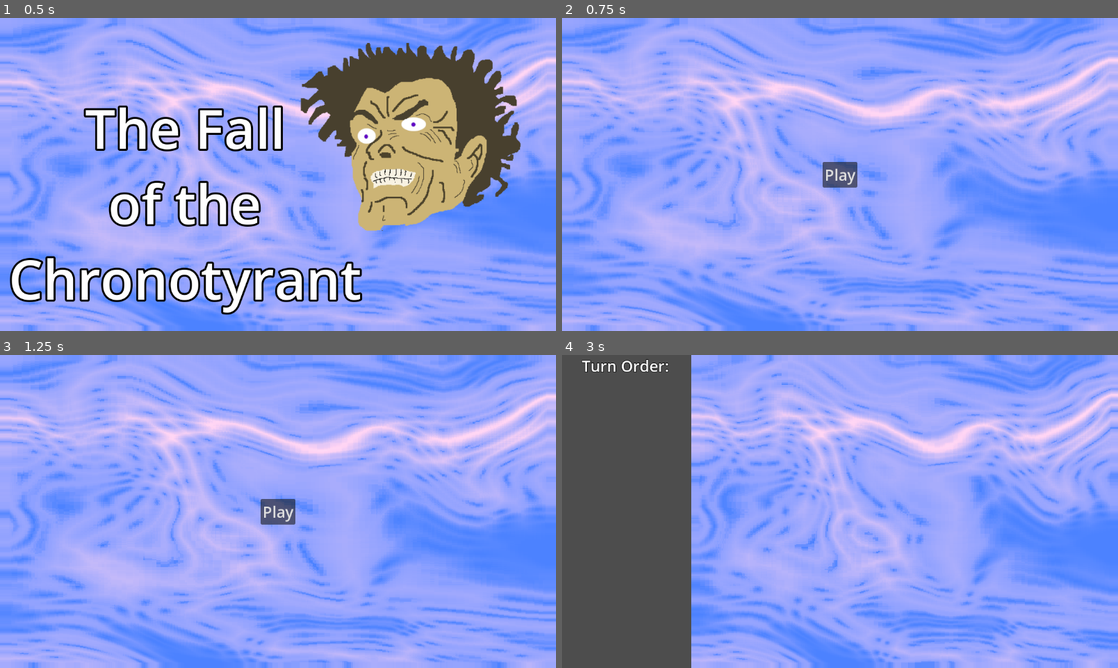
Above: before the commit, frames 1-4 (two rows, left to right).
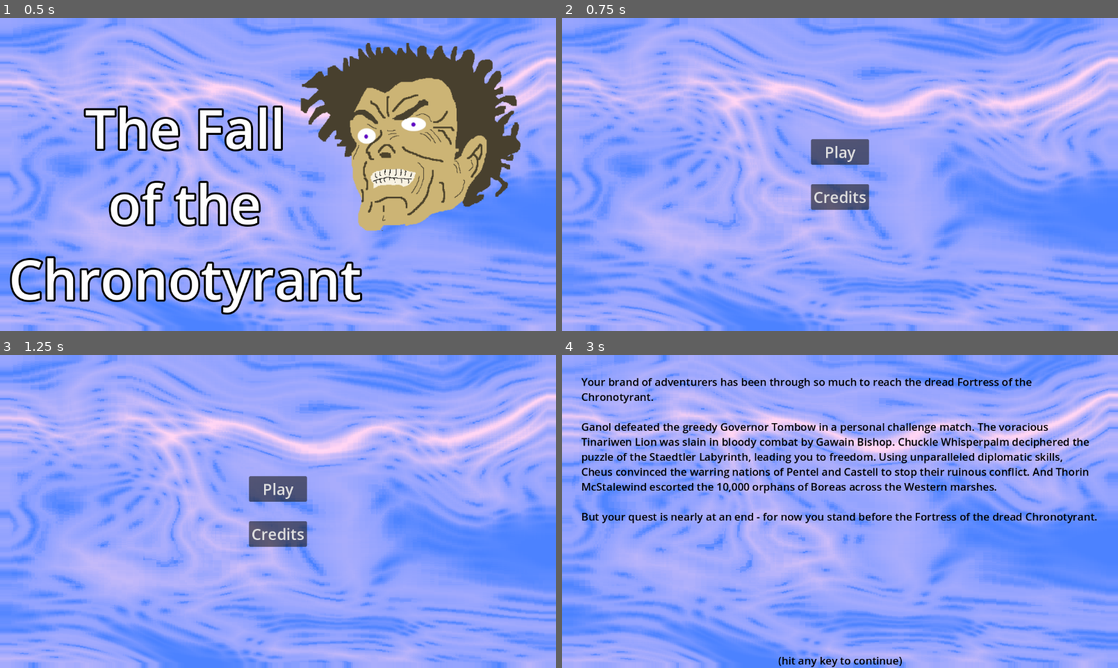
Above: after the commit, the same moments.

Repository: Habidakus/wild-jam-78-erase
Game: Godot game, scene res://Scenes/main.tscn
Two runs of this game, one before a commit and one after it. Both use one fixed random seed, a clock stepped at 60 frames per second and the inputs below. The engine's default icon, where the game draws it, is replaced by a stand-in: a white triangle on a blue panel in a dark square. Sound files missing from this copy of the repository are replaced by a short silence.
Inputs (mouse positions are in pixels of both pictures, inside the frame that each line leads up to):
- Up to frame 1 (0.5 s): no input
- Up to frame 2 (0.75 s): tap Enter at 0.5 s; move the mouse to (962, 158) at 0.52 s; click (962, 158) at 0.67 s
- Up to frame 3 (1.25 s): no input
- Up to frame 4 (3 s): click (840, 533) at 1.25 s, where only the run after the commit has a clickable "Credits"; click (840, 511) at 2 s, where only the run before the commit has a clickable "Play"; click (840, 489) at 2.75 s, where only the run after the commit has a clickable "Play"

Frame 1 is identical in both runs. In frame 2, 2.0% of the frame differs, in the area x 44-56%, y 38-62%; in frame 3, 2.0%; in frame 4, 56%, in the area x 0-99%, y 0-100%.

Commit message:
Added credits page

Diff:
--- a/Scenes/main.tscn
+++ b/Scenes/main.tscn
@@ -271,7 +271,6 @@
 texture = ExtResource("12_dih5f")
 
 [node name="Menu" type="Control" parent="OverStateMachine"]
-visible = false
 layout_mode = 3
 anchors_preset = 15
 anchor_right = 1.0
@@ -291,24 +290,172 @@
 grow_vertical = 2
 size_flags_horizontal = 3
 
-[node name="Button" type="Button" parent="OverStateMachine/Menu"]
+[node name="VBoxContainer" type="VBoxContainer" parent="OverStateMachine/Menu"]
 layout_mode = 1
 anchors_preset = 8
 anchor_left = 0.5
 anchor_top = 0.5
 anchor_right = 0.5
 anchor_bottom = 0.5
-offset_left = -20.5
-offset_top = -15.5
-offset_right = 20.5
-offset_bottom = 15.5
-grow_horizontal = 2
-grow_vertical = 2
-size_flags_horizontal = 4
+offset_left = -36.0
+offset_top = -55.0
+offset_right = 36.0
+offset_bottom = 55.0
+grow_horizontal = 2
+grow_vertical = 2
+theme_override_constants/separation = 40
+
+[node name="PlayButton" type="Button" parent="OverStateMachine/Menu/VBoxContainer"]
+layout_mode = 2
 theme_override_font_sizes/font_size = 32
 text = "Play"
 
+[node name="CreditsButton" type="Button" parent="OverStateMachine/Menu/VBoxContainer"]
+custom_minimum_size = Vector2(120, 0)
+layout_mode = 2
+theme_override_font_sizes/font_size = 32
+text = "Credits"
+
+[node name="Credits" type="Control" parent="OverStateMachine" node_paths=PackedStringArray("next_state")]
+visible = false
+layout_mode = 3
+anchors_preset = 15
+anchor_right = 1.0
+anchor_bottom = 1.0
+grow_horizontal = 2
+grow_vertical = 2
+script = ExtResource("2_mqr82")
+next_state = NodePath("../Menu")
+
+[node name="Background" type="ColorRect" parent="OverStateMachine/Credits"]
+material = SubResource("ShaderMaterial_tll2r")
+layout_mode = 1
+anchors_preset = 15
+anchor_right = 1.0
+anchor_bottom = 1.0
+grow_horizontal = 2
+grow_vertical = 2
+size_flags_horizontal = 3
+
+[node name="MarginContainer" type="MarginContainer" parent="OverStateMachine/Credits"]
+layout_mode = 1
+anchors_preset = 15
+anchor_right = 1.0
+anchor_bottom = 1.0
+grow_horizontal = 2
+grow_vertical = 2
+theme_override_constants/margin_left = 30
+theme_override_constants/margin_top = 30
+theme_override_constants/margin_right = 30
+theme_override_constants/margin_bottom = 30
+
+[node name="GridContainer" type="GridContainer" parent="OverStateMachine/Credits/MarginContainer"]
+layout_mode = 2
+size_flags_horizontal = 4
+size_flags_vertical = 4
+columns = 2
+
+[node name="ProgLab" type="Label" parent="OverStateMachine/Credits/MarginContainer/GridContainer"]
+layout_mode = 2
+theme_override_colors/font_color = Color(0, 0, 0, 1)
+theme_override_font_sizes/font_size = 31
+text = "Programming:
+"
+horizontal_alignment = 2
+
+[node name="ProgValue" type="Label" parent="OverStateMachine/Credits/MarginContainer/GridContainer"]
+layout_mode = 2
+theme_override_colors/font_color = Color(0, 0, 0, 1)
+theme_override_font_sizes/font_size = 31
+text = "Jason Abbott"
+
+[node name="DesignLab" type="Label" parent="OverStateMachine/Credits/MarginContainer/GridContainer"]
+layout_mode = 2
+theme_override_colors/font_color = Color(0, 0, 0, 1)
+theme_override_font_sizes/font_size = 31
+text = "Design:
+"
+horizontal_alignment = 2
+
+[node name="DesignValue" type="Label" parent="OverStateMachine/Credits/MarginContainer/GridContainer"]
+layout_mode = 2
+theme_override_colors/font_color = Color(0, 0, 0, 1)
+theme_override_font_sizes/font_size = 31
+text = "Jason Abbott"
+
+[node name="ArtLab" type="Label" parent="OverStateMachine/Credits/MarginContainer/GridContainer"]
+layout_mode = 2
+theme_override_colors/font_color = Color(0, 0, 0, 1)
+theme_override_font_sizes/font_size = 31
+text = "Art:
+"
+horizontal_alignment = 2
+
+[node name="ArtValue" type="Label" parent="OverStateMachine/Credits/MarginContainer/GridContainer"]
+layout_mode = 2
+theme_override_colors/font_color = Color(0, 0, 0, 1)
+theme_override_font_sizes/font_size = 31
+text = "Jason Abbott"
+
+[node name="PlayTestLab" type="Label" parent="OverStateMachine/Credits/MarginContainer/GridContainer"]
+layout_mode = 2
+theme_override_colors/font_color = Color(0, 0, 0, 1)
+theme_override_font_sizes/font_size = 31
+text = "Design Feedback:
+
+"
+horizontal_alignment = 2
+
+[node name="PlayTestValue" type="Label" parent="OverStateMachine/Credits/MarginContainer/GridContainer"]
+layout_mode = 2
+theme_override_colors/font_color = Color(0, 0, 0, 1)
+theme_override_font_sizes/font_size = 31
+text = "Jeff Hamilton
+Andy Kirton"
+
+[node name="ToolsLab" type="Label" parent="OverStateMachine/Credits/MarginContainer/GridContainer"]
+layout_mode = 2
+theme_override_colors/font_color = Color(0, 0, 0, 1)
+theme_override_font_sizes/font_size = 31
+text = "Tools:
+
+
+
+"
+horizontal_alignment = 2
+
+[node name="ToolsValue" type="Label" parent="OverStateMachine/Credits/MarginContainer/GridContainer"]
+layout_mode = 2
+theme_override_colors/font_color = Color(0, 0, 0, 1)
+theme_override_font_sizes/font_size = 31
+text = "Godot 4
+Audacity
+Wavosaur
+Gimp"
+
+[node name="SourceLab" type="Label" parent="OverStateMachine/Credits/MarginContainer/GridContainer"]
+layout_mode = 2
+theme_override_colors/font_color = Color(0, 0, 0, 1)
+theme_override_font_sizes/font_size = 31
+text = "Source Code:"
+horizontal_alignment = 2
+
+[node name="SourceValue" type="LinkButton" parent="OverStateMachine/Credits/MarginContainer/GridContainer"]
+layout_mode = 2
+theme_override_colors/font_color = Color(0, 0, 0, 1)
+theme_override_font_sizes/font_size = 31
+text = "Github wild-jam-78-erase"
+uri = "https://github.com/Habidakus/wild-jam-78-erase"
+
+[node name="Label" type="Label" parent="OverStateMachine/Credits/MarginContainer"]
+layout_mode = 2
+size_flags_vertical = 8
+theme_override_colors/font_color = Color(0, 0, 0, 1)
+text = "(hit any key to continue)"
+horizontal_alignment = 1
+
 [node name="Game" type="Control" parent="OverStateMachine"]
+visible = false
 layout_mode = 3
 anchors_preset = 15
 anchor_right = 1.0
@@ -390,6 +537,7 @@
 text = "(hit any key to continue)"
 
 [node name="Combat" type="Control" parent="OverStateMachine/Game/GameStateMachine"]
+visible = false
 layout_mode = 3
 anchors_preset = 15
 anchor_right = 1.0
@@ -867,4 +1015,5 @@
 layout_mode = 2
 fit_content = true
 
-[connection signal="button_up" from="OverStateMachine/Menu/Button" to="OverStateMachine/Menu" method="_on_button_button_up"]
+[connection signal="button_up" from="OverStateMachine/Menu/VBoxContainer/PlayButton" to="OverStateMachine/Menu" method="_on_button_button_up"]
+[connection signal="button_up" from="OverStateMachine/Menu/VBoxContainer/CreditsButton" to="OverStateMachine/Menu" method="_on_credits_button_up"]
--- a/Scripts/menu.gd
+++ b/Scripts/menu.gd
@@ -2,3 +2,6 @@
 
 func _on_button_button_up() -> void:
 	our_state_machine.switch_state("Game")
+
+func _on_credits_button_up() -> void:
+	our_state_machine.switch_state("Credits")
Not shown, changed: todo.txt
